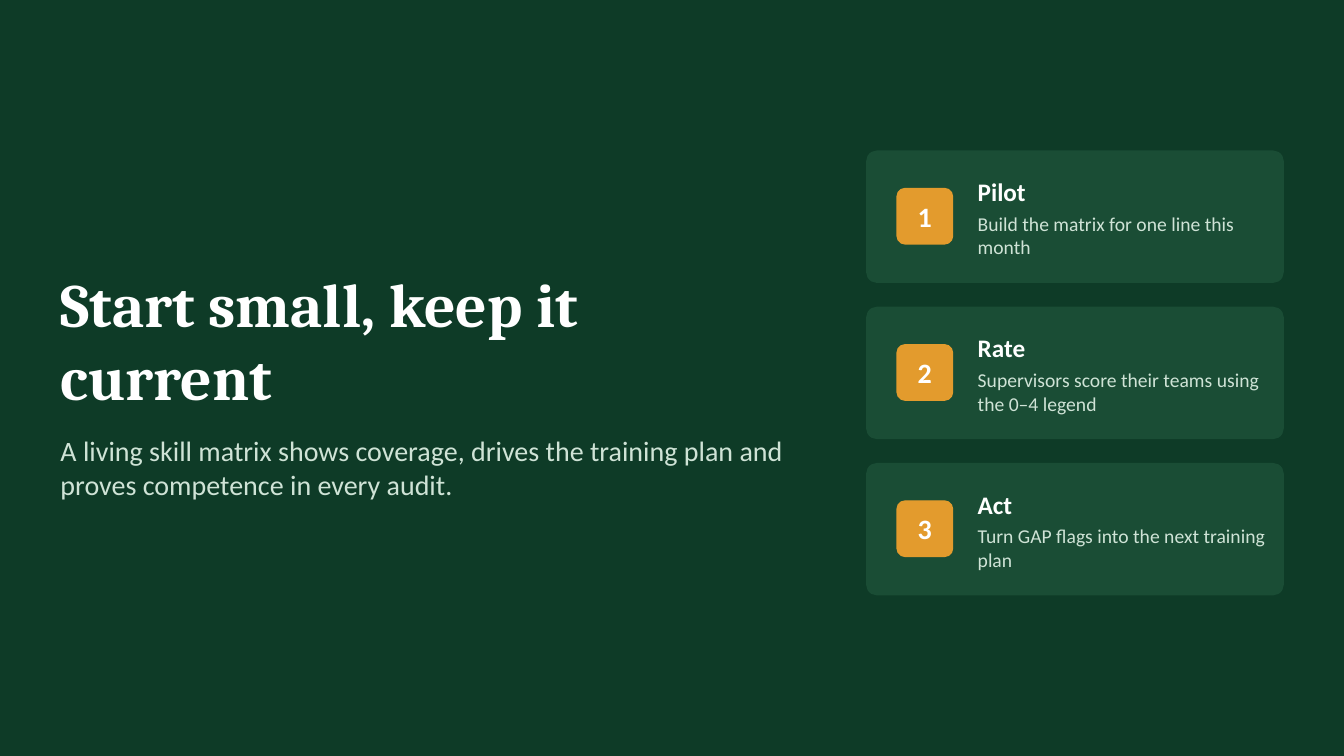
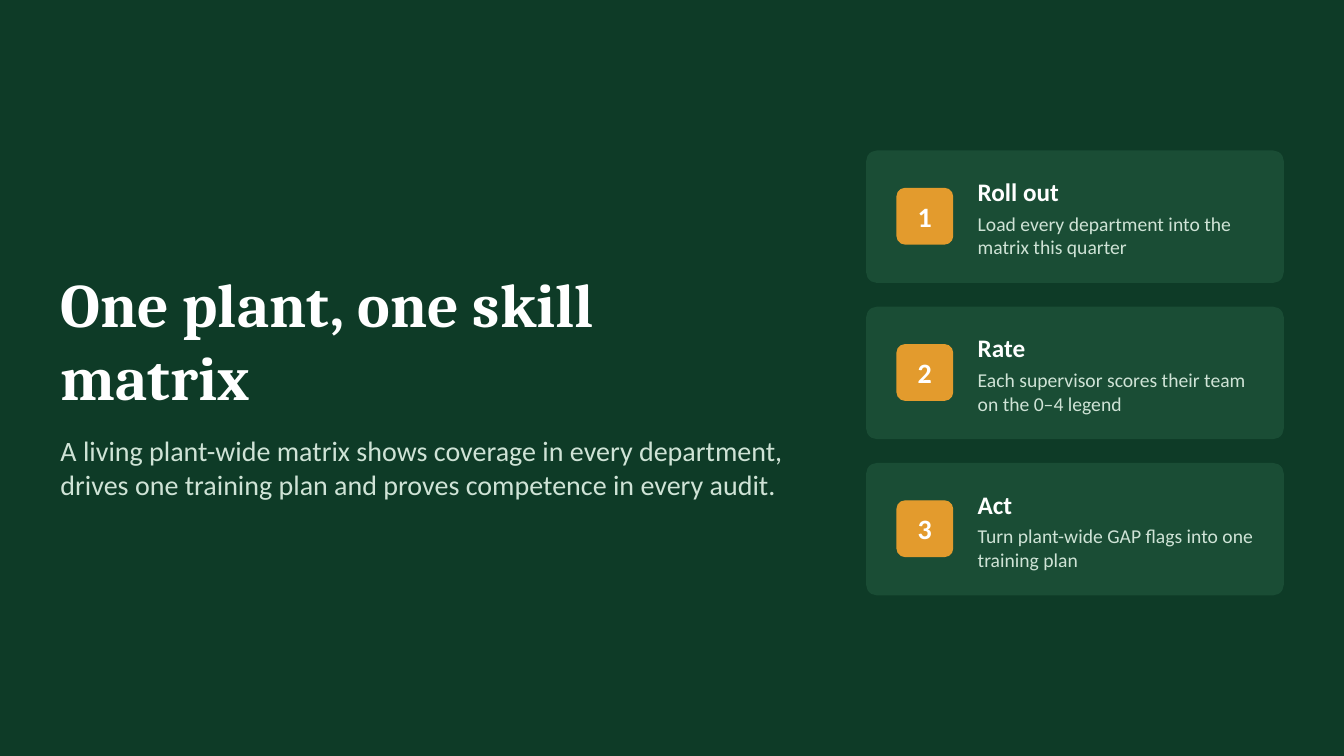
Before and after one commit to mabendeh/QMS_System1, a slide deck: slide 15 of docs/skill_matrix_guide/Skill_Matrix_Excel_Guide_CH_Guenther.pptx (slide 14 before the commit). Drawn at 1344x756 pixels with LibreOffice and Linux fonts; fonts in the diff are those of the drawing. Boxes give left, top, right and bottom in pixels: in the first picture for what was removed or moved away, otherwise in the second. Text is boxed around its words. In the diff, an @@ line names an element or a change of style, - is before the commit and + after.

```diff
--- a/docs/skill_matrix_guide/Skill_Matrix_Excel_Guide_CH_Guenther.pptx
+++ b/docs/skill_matrix_guide/Skill_Matrix_Excel_Guide_CH_Guenther.pptx
@@ text at box(978, 183, 1059, 201): text changed @@
-Pilot
+Roll out
@@ text at box(978, 217, 1231, 257): text changed @@
-Build the matrix for one line this month
+Load every department into the matrix this quarter
@@ title at box(60, 284, 594, 401): text changed @@
-Start small, keep it current
+One plant, one skill matrix
@@ text at box(978, 373, 1245, 415): text changed @@
-Supervisors score their teams using the 0–4 legend
+Each supervisor scores their team on the 0–4 legend
@@ text at box(60, 441, 782, 500): text changed @@
-A living skill matrix shows coverage, drives the training plan and proves competence in every audit.
+A living plant-wide matrix shows coverage in every department, drives one training plan and proves competence in every audit.
@@ text at box(978, 529, 1252, 571): text changed @@
-Turn GAP flags into the next training plan
+Turn plant-wide GAP flags into one training plan
```
Also in this commit, not shown: 9 other slides changed, 1 slide added, 1 other file.
